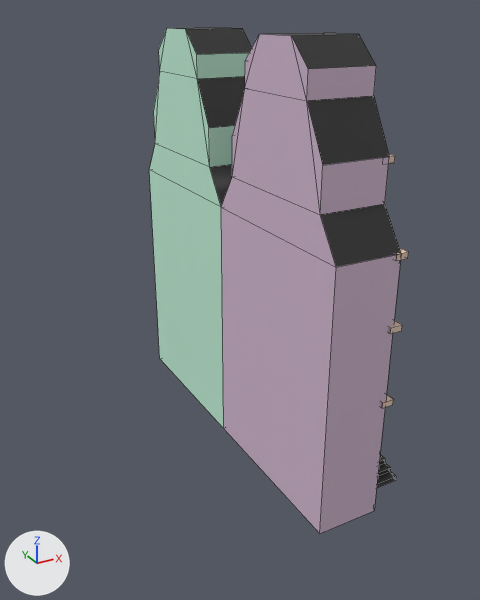
What one commit did to the OBJ model res/models/Buildings/HighDouble.obj.
Before and after are seen from a camera (50 mm lens) standing at (-11.21, -17.96, 13.91) and looking at (-1.71, -0.71, 5.28). Lighting does not change. The marker at lower left points along +X, +Y and +Z. Mesh edges are drawn as thin lines. Where no turn or scale is listed for an object, it has been applied to the vertices.

Objects in the first picture: 'WysokiDOUBLE'.
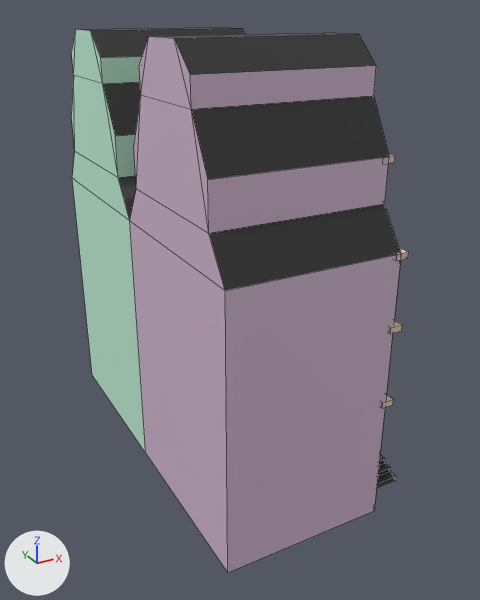
The newer file is also turned or shifted as a whole; pictures and numbers use the older file's frame.

Changed parts and their boxes [x1, y1, x2, y2] in the pictures (480 x 600 px; the box of a moved part takes in the faces that stretch with it):
'WysokiDOUBLE', reshaped (30% wider, 7% taller)
    before: [149, 27, 409, 534]
    after: [71, 27, 409, 572]
part 1 of me_wysokidouble, moved or reshaped
    before: [149, 28, 350, 534]
    after: [71, 28, 350, 572]

What changed in the scene script:
```text
Change me_wysokidouble:
    where me_wysokidouble.from_pydata(...)  # 362 vertices, 374 faces; spans x -2.0..1.5, y -6.09..6.09, z 0.0..13.31
    used by ob_wysokidouble; location = (0.0, 0.0, 0.0)
    me_wysokidouble part 1: all 26 vertices in x -2.0, y -6.0..6.0, z 0.0..13.31 are moved by (-3.0, 0.0, 0.0)
```
